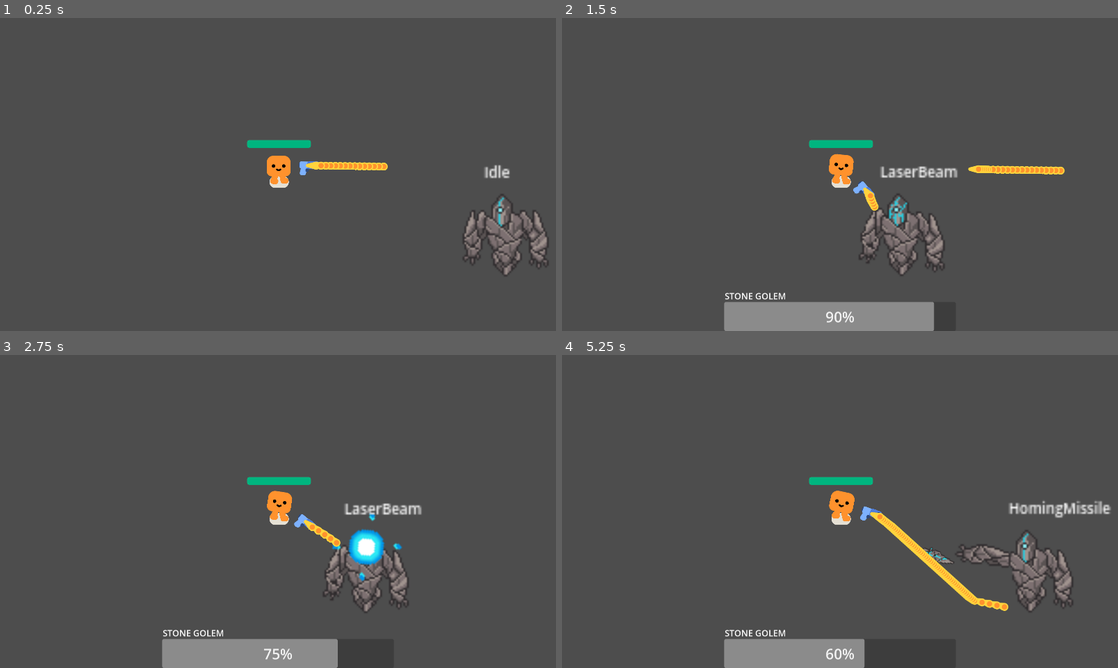
Above: before the commit, frames 1-4 (two rows, left to right).
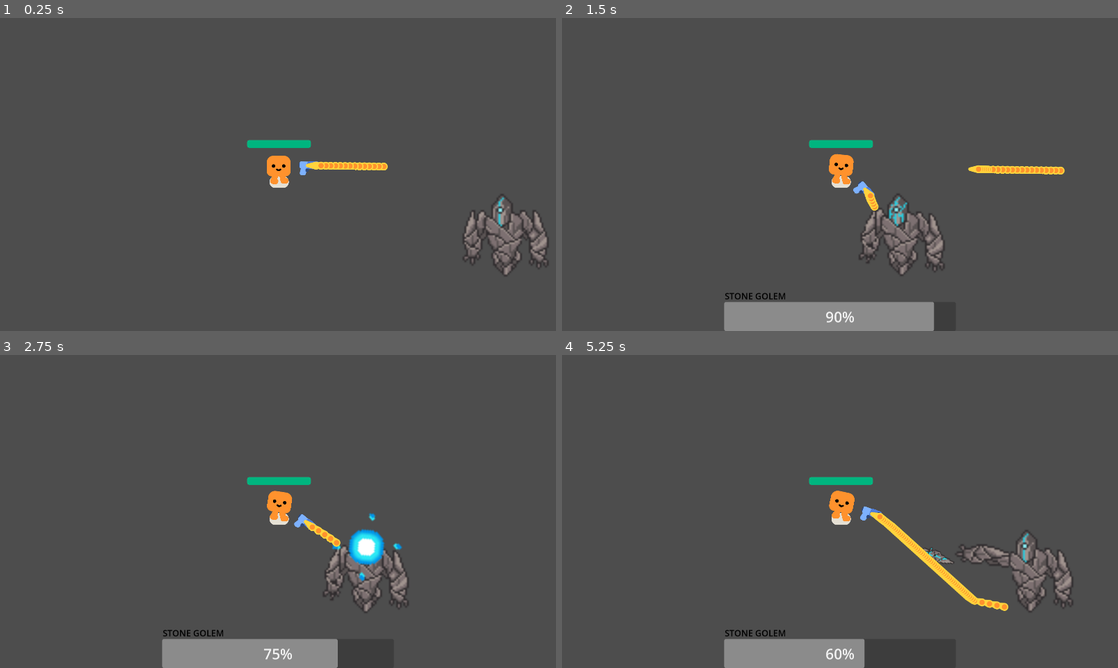
Above: after the commit, the same moments.

Repository: Tonykuang1028/FinalProject
Game: Godot game, scene res://bossroom.tscn
The game is run twice, just before and just after one commit, with the same random seed, the same clock (stepped at 60 frames per second) and the same inputs. This scene is started directly instead of the project's main scene.
Inputs (mouse positions are in pixels of both pictures, inside the frame that each line leads up to):
- Up to frame 1 (0.25 s): no input
- Up to frame 2 (1.5 s): tap Enter (ui_accept) at 0.5, 0.77 s; move the mouse to (812, 237) at 0.52 s; hold D (move_right) from 0.53 s (still down); click (812, 237) at 0.6 s; move the mouse to (1006, 221) at 1.27 s; click (1006, 221) at 1.35 s
- Up to frame 3 (2.75 s): tap Enter (ui_accept) at 1.52 s; move the mouse to (111, 464) at 2.02 s; release D (move_right) at 2.03 s; hold A (move_left) from 2.03 s (still down); click (111, 464) at 2.1 s
- Up to frame 4 (5.25 s): move the mouse to (867, 511) at 2.77 s; click (867, 511) at 2.85 s; tap Enter (ui_accept) at 3.02, 3.77, 4.52 s; move the mouse to (756, 433) at 3.52 s; click (756, 433) at 3.6 s; move the mouse to (962, 495) at 4.27 s; release A (move_left) at 4.28 s; hold D (move_right) from 4.28 s (still down); click (962, 495) at 4.35 s; move the mouse to (728, 527) at 5.02 s; click (728, 527) at 5.1 s

The runs differ from the first frame. In frame 1, 0.1% of the frame differs, in the area x 87-92%, y 46-52%; in frame 2, 0.5%; in frame 3, 0.5%; in frame 4, 0.7%, in the area x 29-99%, y 46-90%.

Commit message:
made font darker on label

Diff:
--- a/stone_golem.tscn
+++ b/stone_golem.tscn
@@ -405,6 +405,7 @@
 offset_left = 2.0
 offset_top = -42.0
 offset_right = 376.0
+theme_override_colors/font_color = Color(0, 0, 0, 1)
 theme_override_font_sizes/font_size = 30
 text = "STONE GOLEM"
 
@@ -425,6 +426,7 @@
 text = "BOSS SLAINED"
 
 [node name="debug" type="Label" parent="."]
+visible = false
 offset_left = -11.4837
 offset_top = -44.4792
 offset_right = 28.5163
